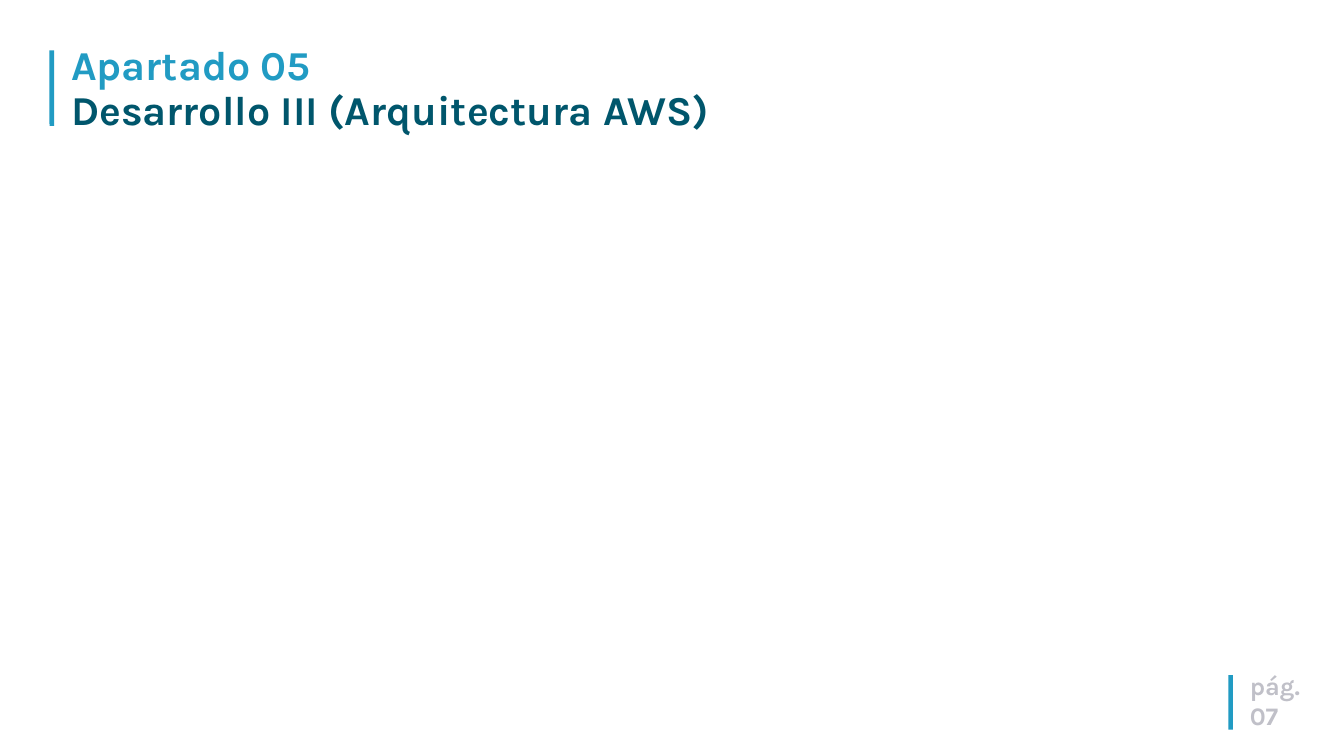
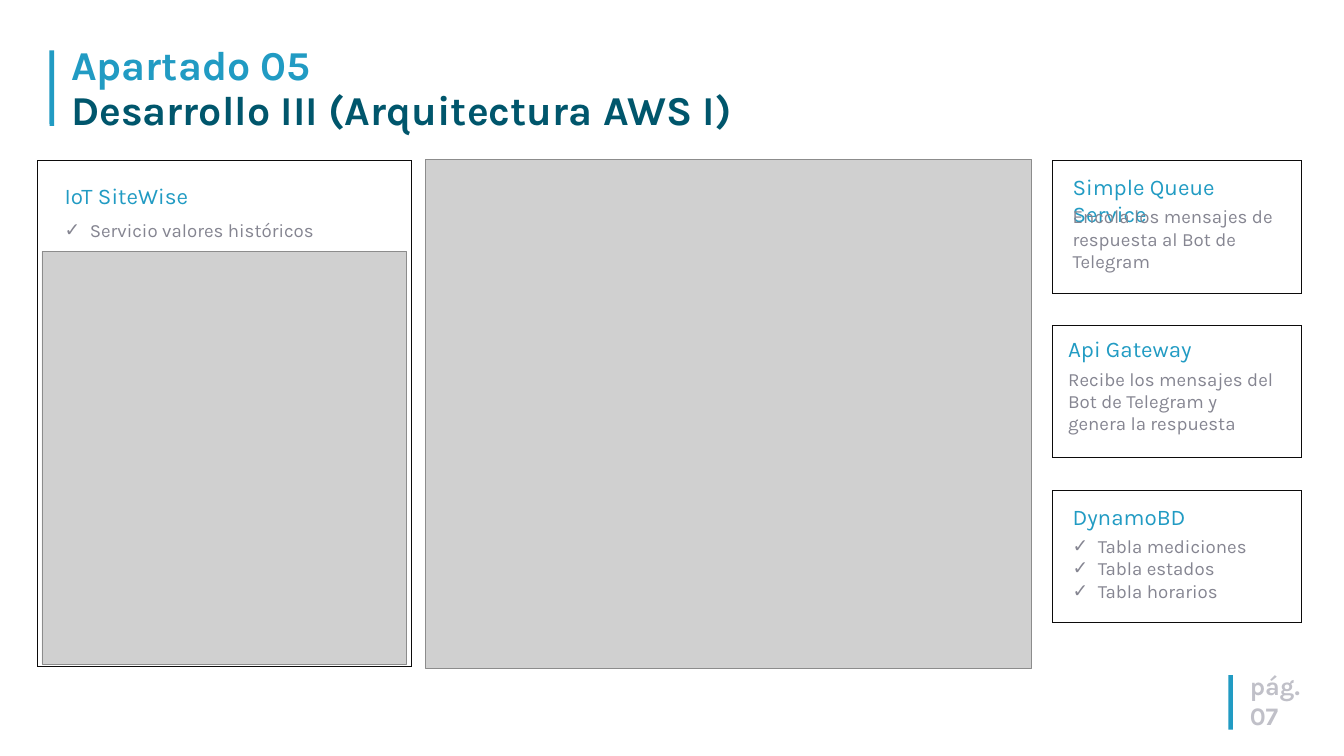
Before and after one commit to rgb2021/TFG, a slide deck: slide 7 of docs/presentacion.ppt. Drawn at 1344x756 pixels with LibreOffice and Linux fonts; fonts in the diff are those of the drawing; grey boxes stand for pictures; background and template pictures are left out. Boxes give left, top, right and bottom in pixels: in the first picture for what was removed or moved away, otherwise in the second. Text is boxed around its words. In the diff, an @@ line names an element or a change of style, - is before the commit and + after.

```diff
--- a/docs/presentacion.ppt
+++ b/docs/presentacion.ppt
@@ title at (71, 52, 732, 135): text changed @@
-Apartado 05
-Desarrollo III (Arquitectura AWS)
+Apartado 05
+Desarrollo III (Arquitectura AWS I)
@@ rectangle added at (38, 161, 412, 667), fill #FFFFFF, outline #0C0B0B 0.99 pt @@
@@ rectangle added at (58, 178, 380, 212), fill #FFFFFF, outline #FFFFFF 0.99 pt, 24 pt, text #219BC3 @@
+IoT SiteWise
@@ picture added at (425, 159, 1032, 668) @@
@@ rectangle added at (1052, 161, 1302, 293), fill #FFFFFF, outline #0C0B0B 0.99 pt @@
@@ rectangle added at (1066, 169, 1297, 230), fill #FFFFFF, outline #FFFFFF 0.99 pt, 24 pt, text #219BC3 @@
+Simple Queue Service
@@ text added at (1073, 207, 1273, 273), 20 pt, text #858591 @@
+Encola los mensajes de respuesta al Bot de Telegram
@@ text added at (90, 223, 314, 237), 20 pt, text #858591 @@
+✓ Servicio valores históricos
@@ picture added at (42, 251, 407, 664) @@
@@ rectangle added at (1052, 326, 1302, 458), fill #FFFFFF, outline #0C0B0B 0.99 pt @@
@@ rectangle added at (1062, 332, 1277, 366), fill #FFFFFF, outline #FFFFFF 0.99 pt, 24 pt, text #219BC3 @@
+Api Gateway
@@ text added at (1068, 373, 1273, 435), 20 pt, text #858591 @@
+Recibe los mensajes del Bot de Telegram y genera la respuesta
@@ rectangle added at (1052, 491, 1302, 623), fill #FFFFFF, outline #0C0B0B 0.99 pt @@
@@ rectangle added at (1066, 499, 1281, 533), fill #FFFFFF, outline #FFFFFF 0.99 pt, 24 pt, text #219BC3 @@
+DynamoBD
@@ text added at (1098, 540, 1247, 598), 20 pt, text #858591 @@
+✓ Tabla mediciones
+✓ Tabla estados
+✓ Tabla horarios
```
Also in this commit, not shown: 1 other slide changed, 3 other files.
